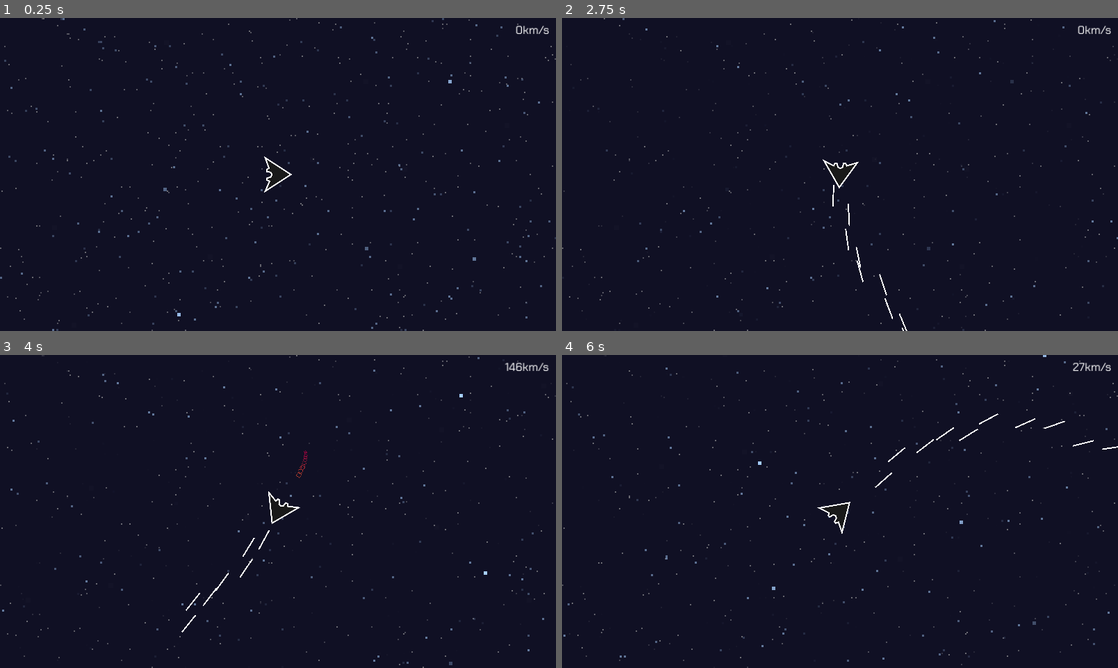
Above: before the commit, frames 1-4 (two rows, left to right).
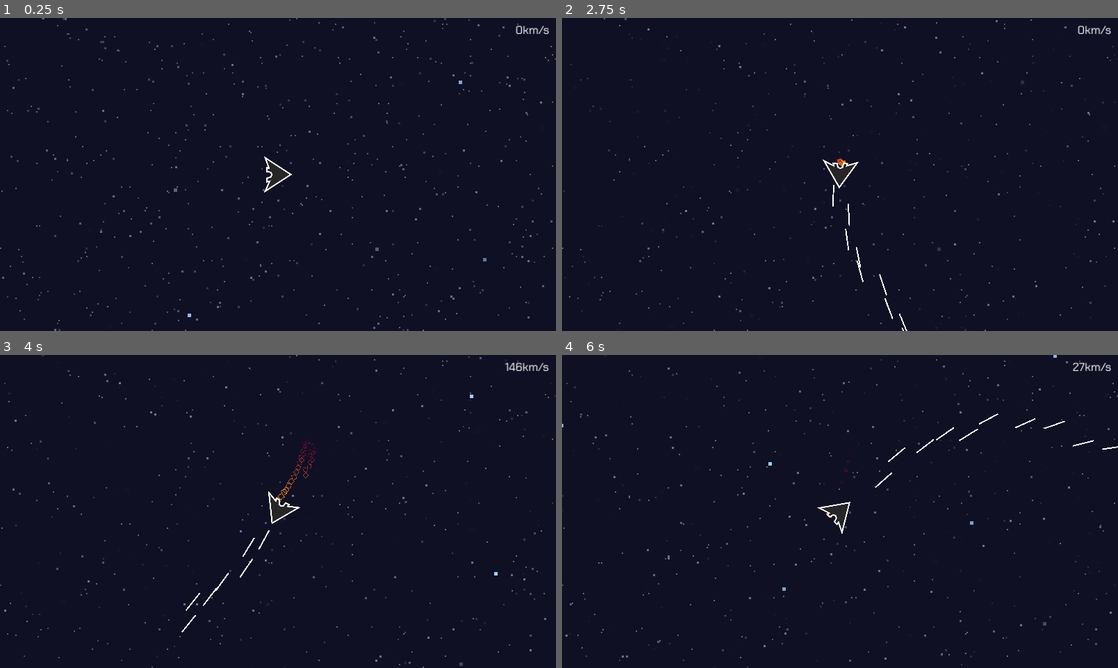
Above: after the commit, the same moments.

Repository: JoeZlonicky/asteroid-miner-prototype
Game: Godot game, scene res://game/game.tscn
Same seed, same stepped clock (60 frames per second), same inputs: the game is played once before the commit and once after it.
Inputs:
- Up to frame 1 (0.25 s): no input
- Up to frame 2 (2.75 s): hold D (turn_right) 0.53-1.28 s; hold Space (shoot) 0.53-1.28 s; hold S (slow_down) 1.28-2.03 s; tap Space (shoot) at 1.35 s; hold D (turn_right) from 2.03 s (still down); hold Space (shoot) from 2.03 s (still down)
- Up to frame 3 (4 s): release D (turn_right) at 2.78 s; release Space (shoot) at 2.78 s; hold W (move_forward) 2.78-3.53 s; tap Space (shoot) at 2.85 s; hold A (turn_left) from 3.53 s (still down); hold Space (shoot) from 3.53 s (still down)
- Up to frame 4 (6 s): release Space (shoot) at 4.28 s; tap Space (shoot) at 4.35, 5.85 s; release A (turn_left) at 5.03 s; hold S (slow_down) 5.03-5.78 s; hold Space (shoot) 5.03-5.78 s; hold D (turn_right) from 5.78 s (still down)

The runs differ from the first frame. In frame 1, 0.9% of the frame differs, in the area x 0-100%, y 0-100%; in frame 2, 0.4%; in frame 3, 0.6%; in frame 4, 0.6%.

Commit message:
Tweaked ship visuals

Diff:
--- a/assets/images/player_ship.svg
+++ b/assets/images/player_ship.svg
@@ -26,9 +26,9 @@
      inkscape:pagecheckerboard="0"
      inkscape:deskcolor="#353535"
      inkscape:document-units="mm"
-     inkscape:zoom="1.4627806"
-     inkscape:cx="166.12197"
-     inkscape:cy="26.319737"
+     inkscape:zoom="1.0343421"
+     inkscape:cx="61.875081"
+     inkscape:cy="35.288132"
      inkscape:window-width="1920"
      inkscape:window-height="1017"
      inkscape:window-x="1912"
@@ -45,8 +45,8 @@
      inkscape:label="Layer 1"
      transform="translate(-66.173667,-122.38729)">
     <path
-       style="fill:#191919;fill-opacity:1;stroke:#ffffff;stroke-width:3;stroke-dasharray:none;stroke-opacity:1"
-       d="m 70,181.47841 36.48976,-56.33208 36.48976,56.33208 -21.65024,-9.56739 -2.49584,5.7067 -4.2403,-0.0142 -2.81193,-8.43542 -5.29145,-2.3013 -4.90753,2.72069 -1.46425,8.45437 -4.624453,0.21068 -2.736906,-4.94388 z"
+       style="fill:#262626;fill-opacity:1;stroke:#ffffff;stroke-width:3;stroke-dasharray:none;stroke-opacity:1"
+       d="m 70,181.47841 36.48976,-56.33208 36.48976,56.33208 -21.65024,-9.56739 1.34114,5.4509 -8.07728,0.2416 -2.81193,-8.43542 -5.29145,-2.3013 -4.90753,2.72069 -1.46425,8.45437 -8.461433,-0.0451 1.100074,-4.68808 z"
        id="path1"
        sodipodi:nodetypes="ccccccccccccc" />
   </g>
--- a/game/game.tscn
+++ b/game/game.tscn
@@ -5,6 +5,21 @@
 [ext_resource type="FontFile" uid="uid://d4ghy2wdms8ms" path="res://assets/fonts/ChakraPetch-Regular.ttf" id="4_26d38"]
 [ext_resource type="PackedScene" uid="uid://b3y64k6mykthg" path="res://lost_transmission/lost_transmission.tscn" id="4_knh08"]
 [ext_resource type="PackedScene" uid="uid://bvsf1cud8uuvo" path="res://player/player.tscn" id="5_aldug"]
+
+[sub_resource type="Animation" id="Animation_kryqb"]
+length = 0.001
+tracks/0/type = "value"
+tracks/0/imported = false
+tracks/0/enabled = true
+tracks/0/path = NodePath("TransmissionFoundText:modulate")
+tracks/0/interp = 1
+tracks/0/loop_wrap = true
+tracks/0/keys = {
+"times": PackedFloat32Array(0),
+"transitions": PackedFloat32Array(1),
+"update": 0,
+"values": [Color(1, 1, 1, 0)]
+}
 
 [sub_resource type="Animation" id="Animation_t3cpu"]
 resource_name = "fade_in_and_out"
@@ -20,21 +35,6 @@
 "transitions": PackedFloat32Array(1, 1, 1, 1),
 "update": 0,
 "values": [Color(1, 1, 1, 0), Color(1, 1, 1, 1), Color(1, 1, 1, 1), Color(1, 1, 1, 0)]
-}
-
-[sub_resource type="Animation" id="Animation_kryqb"]
-length = 0.001
-tracks/0/type = "value"
-tracks/0/imported = false
-tracks/0/enabled = true
-tracks/0/path = NodePath("TransmissionFoundText:modulate")
-tracks/0/interp = 1
-tracks/0/loop_wrap = true
-tracks/0/keys = {
-"times": PackedFloat32Array(0),
-"transitions": PackedFloat32Array(1),
-"update": 0,
-"values": [Color(1, 1, 1, 0)]
 }
 
 [sub_resource type="AnimationLibrary" id="AnimationLibrary_r017c"]
--- a/lost_transmission/lost_transmission.tscn
+++ b/lost_transmission/lost_transmission.tscn
@@ -5,6 +5,45 @@
 
 [sub_resource type="CircleShape2D" id="CircleShape2D_d2x0q"]
 radius = 15.0333
+
+[sub_resource type="Animation" id="Animation_1j6rl"]
+length = 0.001
+tracks/0/type = "value"
+tracks/0/imported = false
+tracks/0/enabled = true
+tracks/0/path = NodePath("Sprite2D:position")
+tracks/0/interp = 1
+tracks/0/loop_wrap = true
+tracks/0/keys = {
+"times": PackedFloat32Array(0),
+"transitions": PackedFloat32Array(1),
+"update": 0,
+"values": [Vector2(0.0918808, 6.09191)]
+}
+tracks/1/type = "value"
+tracks/1/imported = false
+tracks/1/enabled = true
+tracks/1/path = NodePath("Sprite2D2:position")
+tracks/1/interp = 1
+tracks/1/loop_wrap = true
+tracks/1/keys = {
+"times": PackedFloat32Array(0),
+"transitions": PackedFloat32Array(1),
+"update": 0,
+"values": [Vector2(0.0918808, 0.0919132)]
+}
+tracks/2/type = "value"
+tracks/2/imported = false
+tracks/2/enabled = true
+tracks/2/path = NodePath("Sprite2D3:position")
+tracks/2/interp = 1
+tracks/2/loop_wrap = true
+tracks/2/keys = {
+"times": PackedFloat32Array(0),
+"transitions": PackedFloat32Array(1),
+"update": 0,
+"values": [Vector2(0.0918808, -8.90812)]
+}
 
 [sub_resource type="Animation" id="Animation_0pq68"]
 resource_name = "float"
@@ -47,51 +86,51 @@
 "values": [Vector2(0.0918808, -8.90812), Vector2(0.092, -18), Vector2(0.0918808, -8.90812)]
 }
 
-[sub_resource type="Animation" id="Animation_1j6rl"]
-length = 0.001
-tracks/0/type = "value"
-tracks/0/imported = false
-tracks/0/enabled = true
-tracks/0/path = NodePath("Sprite2D:position")
-tracks/0/interp = 1
-tracks/0/loop_wrap = true
-tracks/0/keys = {
-"times": PackedFloat32Array(0),
-"transitions": PackedFloat32Array(1),
-"update": 0,
-"values": [Vector2(0.0918808, 6.09191)]
-}
-tracks/1/type = "value"
-tracks/1/imported = false
-tracks/1/enabled = true
-tracks/1/path = NodePath("Sprite2D2:position")
-tracks/1/interp = 1
-tracks/1/loop_wrap = true
-tracks/1/keys = {
-"times": PackedFloat32Array(0),
-"transitions": PackedFloat32Array(1),
-"update": 0,
-"values": [Vector2(0.0918808, 0.0919132)]
-}
-tracks/2/type = "value"
-tracks/2/imported = false
-tracks/2/enabled = true
-tracks/2/path = NodePath("Sprite2D3:position")
-tracks/2/interp = 1
-tracks/2/loop_wrap = true
-tracks/2/keys = {
-"times": PackedFloat32Array(0),
-"transitions": PackedFloat32Array(1),
-"update": 0,
-"values": [Vector2(0.0918808, -8.90812)]
-}
-
 [sub_resource type="AnimationLibrary" id="AnimationLibrary_cls1f"]
 _data = {
 "RESET": SubResource("Animation_1j6rl"),
 "float": SubResource("Animation_0pq68")
 }
 
+[sub_resource type="Animation" id="Animation_sr2i8"]
+length = 0.001
+tracks/0/type = "value"
+tracks/0/imported = false
+tracks/0/enabled = true
+tracks/0/path = NodePath("Sprite2D:self_modulate")
+tracks/0/interp = 1
+tracks/0/loop_wrap = true
+tracks/0/keys = {
+"times": PackedFloat32Array(0),
+"transitions": PackedFloat32Array(1),
+"update": 0,
+"values": [Color(1, 1, 1, 1)]
+}
+tracks/1/type = "value"
+tracks/1/imported = false
+tracks/1/enabled = true
+tracks/1/path = NodePath("Sprite2D2:self_modulate")
+tracks/1/interp = 1
+tracks/1/loop_wrap = true
+tracks/1/keys = {
+"times": PackedFloat32Array(0),
+"transitions": PackedFloat32Array(1),
+"update": 0,
+"values": [Color(1, 1, 1, 1)]
+}
+tracks/2/type = "value"
+tracks/2/imported = false
+tracks/2/enabled = true
+tracks/2/path = NodePath("Sprite2D3:self_modulate")
+tracks/2/interp = 1
+tracks/2/loop_wrap = true
+tracks/2/keys = {
+"times": PackedFloat32Array(0),
+"transitions": PackedFloat32Array(1),
+"update": 0,
+"values": [Color(1, 1, 1, 1)]
+}
+
 [sub_resource type="Animation" id="Animation_36qo1"]
 resource_name = "fade"
 tracks/0/type = "value"
@@ -129,45 +168,6 @@
 "transitions": PackedFloat32Array(1, 1),
 "update": 0,
 "values": [Color(1, 1, 1, 1), Color(1, 1, 1, 0)]
-}
-
-[sub_resource type="Animation" id="Animation_sr2i8"]
-length = 0.001
-tracks/0/type = "value"
-tracks/0/imported = false
-tracks/0/enabled = true
-tracks/0/path = NodePath("Sprite2D:self_modulate")
-tracks/0/interp = 1
-tracks/0/loop_wrap = true
-tracks/0/keys = {
-"times": PackedFloat32Array(0),
-"transitions": PackedFloat32Array(1),
-"update": 0,
-"values": [Color(1, 1, 1, 1)]
-}
-tracks/1/type = "value"
-tracks/1/imported = false
-tracks/1/enabled = true
-tracks/1/path = NodePath("Sprite2D2:self_modulate")
-tracks/1/interp = 1
-tracks/1/loop_wrap = true
-tracks/1/keys = {
-"times": PackedFloat32Array(0),
-"transitions": PackedFloat32Array(1),
-"update": 0,
-"values": [Color(1, 1, 1, 1)]
-}
-tracks/2/type = "value"
-tracks/2/imported = false
-tracks/2/enabled = true
-tracks/2/path = NodePath("Sprite2D3:self_modulate")
-tracks/2/interp = 1
-tracks/2/loop_wrap = true
-tracks/2/keys = {
-"times": PackedFloat32Array(0),
-"transitions": PackedFloat32Array(1),
-"update": 0,
-"values": [Color(1, 1, 1, 1)]
 }
 
 [sub_resource type="AnimationLibrary" id="AnimationLibrary_tsv4i"]
--- a/player/equipment/thrusters/thrusters.gd
+++ b/player/equipment/thrusters/thrusters.gd
@@ -14,9 +14,12 @@
 var current_rotation_thrust: float = 0.0
 
 @onready var trail: GPUParticles2D = $Trail
+@onready var trail2: GPUParticles2D = $Trail2
 
 
 func active_update(delta: float) -> void:
+	trail.emitting = false
+	trail2.emitting = false
 	process_velocity(delta)
 	process_rotation(delta)
 
@@ -33,12 +36,11 @@
 		owner.velocity += forward_input * FORWARD_THRUST * delta * direction
 		owner.velocity = owner.velocity.limit_length(MAX_FORWARD_THRUST)
 		trail.emitting = true
+		trail2.emitting = true
 	elif forward_input < 0:
 		owner.velocity = owner.velocity.move_toward(Vector2.ZERO, SLOW_THRUST * delta)
-		trail.emitting = false
 	else:
 		owner.velocity = owner.velocity.move_toward(Vector2.ZERO, FORWARD_THRUST_DECELERATION * delta)
-		trail.emitting = false
 
 	owner.move_and_slide()
 
@@ -47,8 +49,10 @@
 	var rotation_input: int = 0
 	if Input.is_action_pressed("turn_left"):
 		rotation_input -= 1
+		trail2.emitting = true
 	if Input.is_action_pressed("turn_right"):
 		rotation_input += 1
+		trail.emitting = true
 
 	if rotation_input == 0:
 		current_rotation_thrust = move_toward(current_rotation_thrust, 0.0,
--- a/player/equipment/thrusters/thrusters.tscn
+++ b/player/equipment/thrusters/thrusters.tscn
@@ -1,41 +1,14 @@
-[gd_scene load_steps=9 format=3 uid="uid://c5xxfcf4yrqqj"]
+[gd_scene load_steps=4 format=3 uid="uid://c5xxfcf4yrqqj"]
 
 [ext_resource type="PackedScene" uid="uid://36fb4ausy3u8" path="res://player/equipment/equipment.tscn" id="1_htuq3"]
 [ext_resource type="Script" path="res://player/equipment/thrusters/thrusters.gd" id="2_ni7yn"]
-[ext_resource type="Texture2D" uid="uid://clrym8axr6q23" path="res://assets/images/box.svg" id="3_xi573"]
-
-[sub_resource type="Gradient" id="Gradient_vcqdl"]
-offsets = PackedFloat32Array(0, 0.478395, 1)
-colors = PackedColorArray(1, 0.636866, 0.0738726, 1, 0.792177, 0, 0.290383, 0.506173, 0.952941, 0, 0.243137, 0.372549)
-
-[sub_resource type="GradientTexture1D" id="GradientTexture1D_w5tbn"]
-gradient = SubResource("Gradient_vcqdl")
-
-[sub_resource type="Curve" id="Curve_i5obm"]
-_data = [Vector2(0, 1), 0.0, 0.0, 0, 0, Vector2(1, 0), 0.0, 0.0, 0, 0]
-point_count = 2
-
-[sub_resource type="CurveTexture" id="CurveTexture_n4722"]
-curve = SubResource("Curve_i5obm")
-
-[sub_resource type="ParticleProcessMaterial" id="ParticleProcessMaterial_47pxo"]
-particle_flag_disable_z = true
-gravity = Vector3(0, 0, 0)
-orbit_velocity_min = 0.0
-orbit_velocity_max = 0.0
-angle_max = 720.0
-scale_min = 0.1
-scale_max = 0.1
-scale_curve = SubResource("CurveTexture_n4722")
-color_ramp = SubResource("GradientTexture1D_w5tbn")
+[ext_resource type="PackedScene" uid="uid://dy3hoscn5tnmm" path="res://player/equipment/thrusters/trail.tscn" id="3_5hlhw"]
 
 [node name="Thrusters" instance=ExtResource("1_htuq3")]
 script = ExtResource("2_ni7yn")
 
-[node name="Trail" type="GPUParticles2D" parent="." index="0"]
-show_behind_parent = true
-position = Vector2(-14, 0)
-amount = 32
-process_material = SubResource("ParticleProcessMaterial_47pxo")
-texture = ExtResource("3_xi573")
-lifetime = 2.0
+[node name="Trail" parent="." index="0" instance=ExtResource("3_5hlhw")]
+position = Vector2(-14, -9)
+
+[node name="Trail2" parent="." index="1" instance=ExtResource("3_5hlhw")]
+position = Vector2(-14, 10)
--- /dev/null
+++ b/player/equipment/thrusters/trail.tscn
@@ -0,0 +1,39 @@
+[gd_scene load_steps=7 format=3 uid="uid://dy3hoscn5tnmm"]
+
+[ext_resource type="Texture2D" uid="uid://clrym8axr6q23" path="res://assets/images/box.svg" id="1_xn4yq"]
+
+[sub_resource type="Gradient" id="Gradient_vcqdl"]
+offsets = PackedFloat32Array(0, 0.478395, 1)
+colors = PackedColorArray(1, 0.636866, 0.0738726, 1, 0.792177, 0, 0.290383, 0.506173, 0.952941, 0, 0.243137, 0.372549)
+
+[sub_resource type="GradientTexture1D" id="GradientTexture1D_w5tbn"]
+gradient = SubResource("Gradient_vcqdl")
+
+[sub_resource type="Curve" id="Curve_i5obm"]
+_data = [Vector2(0, 1), 0.0, 0.0, 0, 0, Vector2(1, 0), 0.0, 0.0, 0, 0]
+point_count = 2
+
+[sub_resource type="CurveTexture" id="CurveTexture_n4722"]
+curve = SubResource("Curve_i5obm")
+
+[sub_resource type="ParticleProcessMaterial" id="ParticleProcessMaterial_47pxo"]
+particle_flag_disable_z = true
+direction = Vector3(-1, 0, 0)
+gravity = Vector3(0, 0, 0)
+initial_velocity_min = 10.0
+initial_velocity_max = 10.0
+orbit_velocity_min = 0.0
+orbit_velocity_max = 0.0
+angle_max = 720.0
+scale_min = 0.1
+scale_max = 0.1
+scale_curve = SubResource("CurveTexture_n4722")
+color_ramp = SubResource("GradientTexture1D_w5tbn")
+
+[node name="Trail" type="GPUParticles2D"]
+show_behind_parent = true
+position = Vector2(-14, 0)
+amount = 32
+process_material = SubResource("ParticleProcessMaterial_47pxo")
+texture = ExtResource("1_xn4yq")
+lifetime = 2.0
--- a/player/player.tscn
+++ b/player/player.tscn
@@ -2,14 +2,13 @@
 
 [ext_resource type="Script" path="res://player/player.gd" id="1_dvebg"]
 [ext_resource type="Texture2D" uid="uid://bsivagbf4f1jm" path="res://assets/images/player_ship.svg" id="2_p65gm"]
-[ext_resource type="PackedScene" uid="uid://clydoun60iql" path="res://player/blaster/blaster.tscn" id="3_45gt5"]
-[ext_resource type="PackedScene" uid="uid://c5xxfcf4yrqqj" path="res://player/thrusters/thrusters.tscn" id="4_b6qkp"]
+[ext_resource type="PackedScene" uid="uid://clydoun60iql" path="res://player/equipment/blaster/blaster.tscn" id="3_45gt5"]
+[ext_resource type="PackedScene" uid="uid://c5xxfcf4yrqqj" path="res://player/equipment/thrusters/thrusters.tscn" id="4_b6qkp"]
 
 [sub_resource type="CircleShape2D" id="CircleShape2D_2wm4o"]
 radius = 25.0799
 
 [node name="Player" type="CharacterBody2D"]
-position = Vector2(51, 3)
 script = ExtResource("1_dvebg")
 
 [node name="CollisionShape2D" type="CollisionShape2D" parent="."]
@@ -20,6 +19,7 @@
 [node name="Blaster" parent="." instance=ExtResource("3_45gt5")]
 
 [node name="Thrusters" parent="." instance=ExtResource("4_b6qkp")]
+position = Vector2(-6, 0)
 
 [node name="Sprite2D" type="Sprite2D" parent="."]
 rotation = 1.5708
